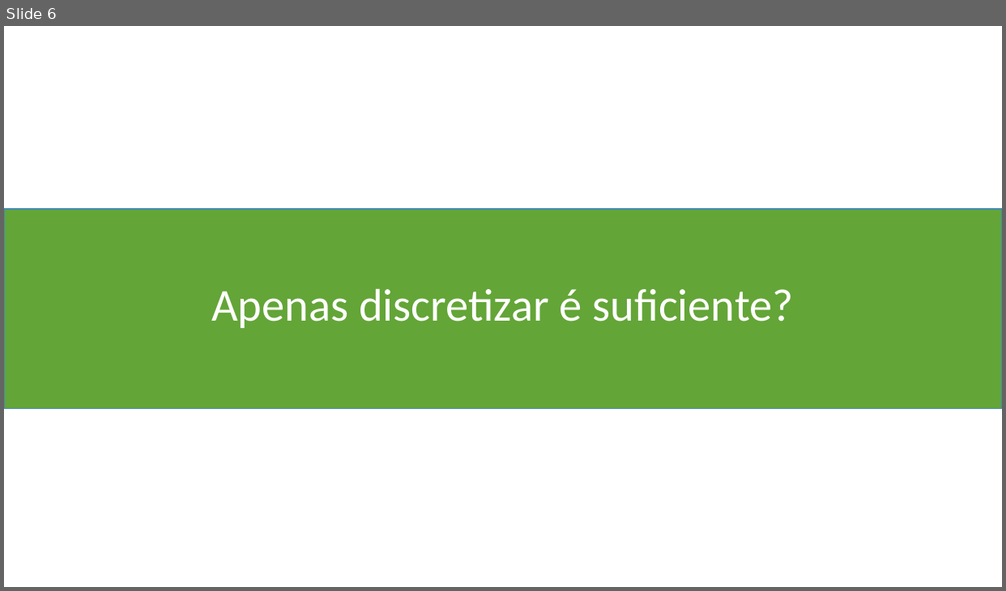
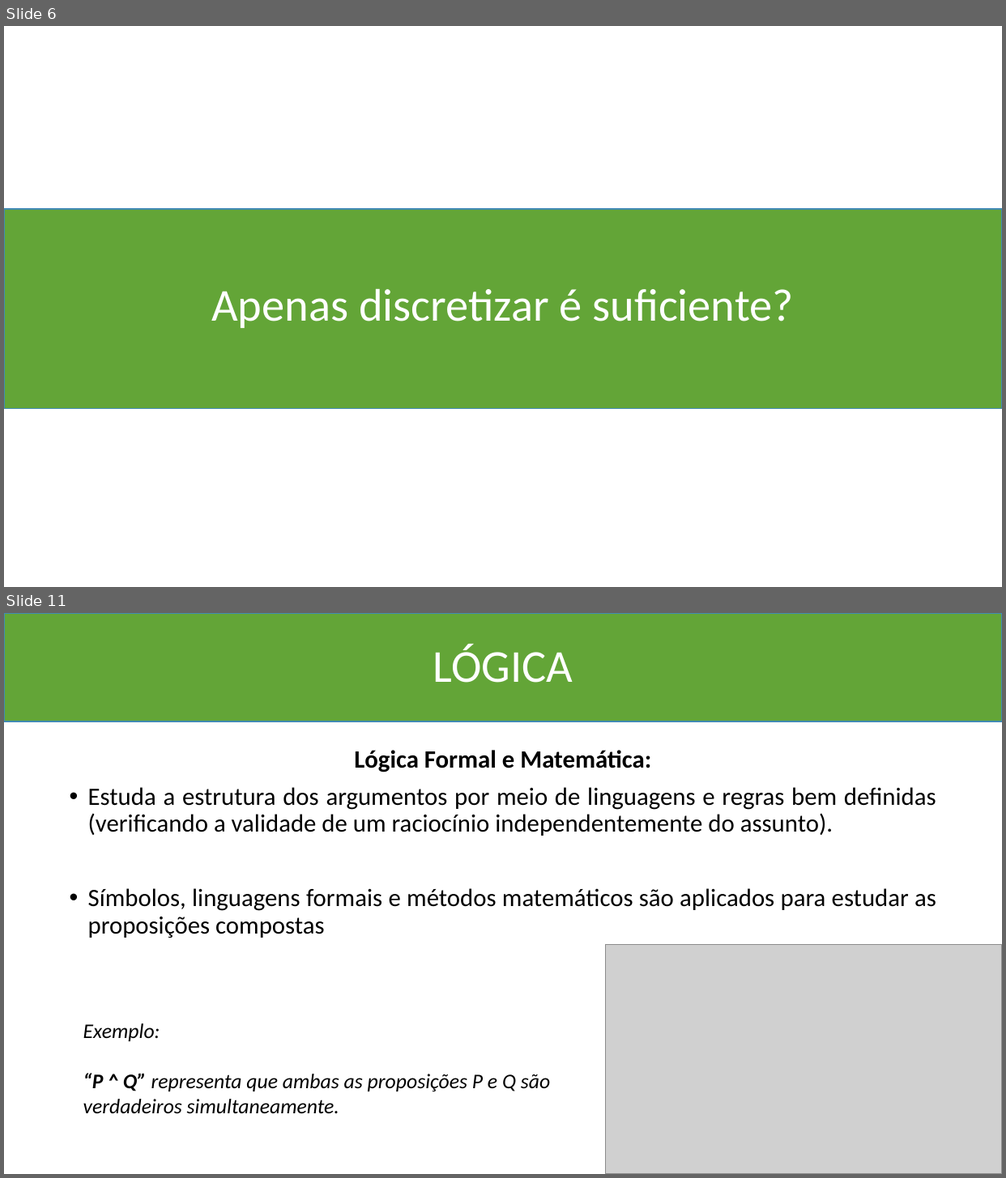
Before and after one commit to Marcio-Salmazo/Aulas, a slide deck: Matematica Discreta/Slides/01 - Fundamentos.pptx. Shown one above the other, each under a label of ours: slide 6 before the commit, slides 6 and 11 after it; the slides between them are not shown. The pictures are 1006x591 and 1006x1178 pixels, drawn with LibreOffice and Linux fonts; fonts in the diff are those of the drawing; grey boxes stand for pictures. Boxes give left, top, right and bottom in pixels: in the first picture for what was removed or moved away, otherwise in the second. Text is boxed around its words. In the diff, an @@ line names an element or a change of style, - is before the commit and + after.

```diff
--- a/Matematica Discreta/Slides/01 - Fundamentos.pptx
+++ b/Matematica Discreta/Slides/01 - Fundamentos.pptx
@@ slide 11 added at bbox=[4, 613, 1002, 1174], background #FFFFFF @@
@@ rectangle added at bbox=[4, 613, 1002, 722], fill #63A537, outline #418AB3 1 pt @@
@@ title added at bbox=[433, 644, 573, 683], 44 pt, text #FFFFFF @@
+LÓGICA
@@ text added at bbox=[88, 750, 936, 938], 24 pt, text #000000 @@
+Lógica Formal e Matemática:
+• Estuda a estrutura dos argumentos por meio de linguagens e regras bem definidas (verificando a validade de um raciocínio independentemente do assunto).
+• Símbolos, linguagens formais e métodos matemáticos são aplicados para estudar as proposições compostas
@@ picture added at bbox=[605, 944, 1002, 1174] @@
@@ picture added at bbox=[654, 973, 1002, 1174] @@
@@ text added at bbox=[83, 1024, 550, 1114], 20 pt, text #000000, italic @@
+Exemplo:
+“P ^ Q” representa que ambas as proposições P e Q são verdadeiros simultaneamente.
```
Also in this commit, not shown: 2 slides changed, 4 other slides added, 10 other files.
